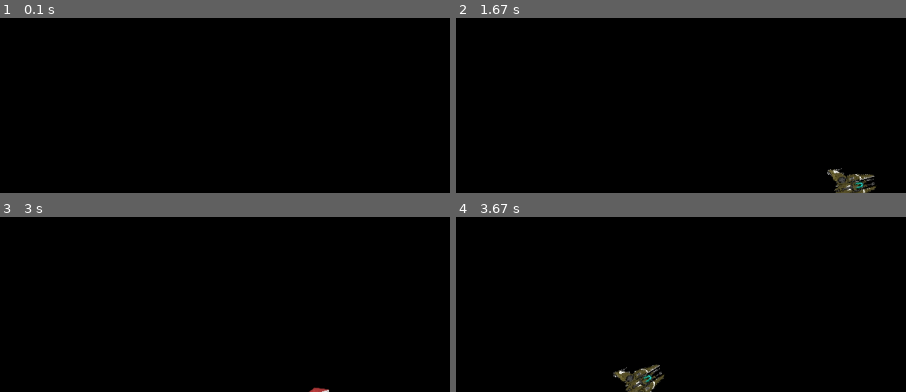
Above: before the commit, frames 1-4 (two rows, left to right).
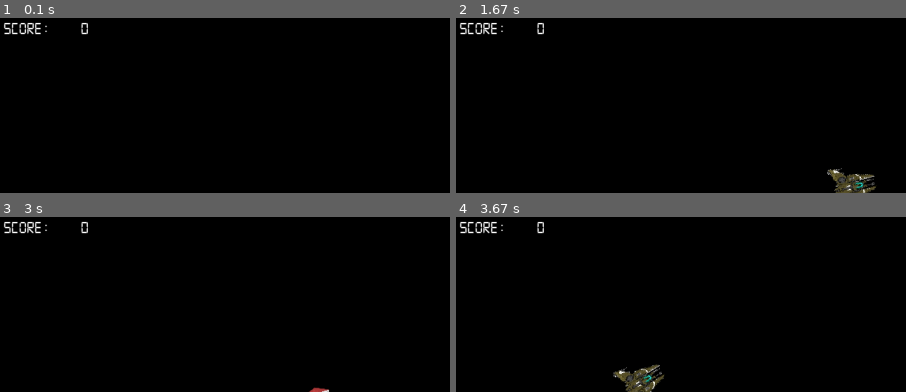
Above: after the commit, the same moments.

Repository: cacilhas/pygame-shooter-tutorial
Game: pygame game, started from main.py
The game is run twice, just before and just after one commit, with the same random seed, the same clock (stepped at 60 frames per second) and the same inputs.
Inputs:
- Up to frame 1 (0.1 s): no input
- Up to frame 2 (1.67 s): tap Space at 0.33 s; hold Right 0.67-1.13 s; hold Up 1.17-1.47 s; hold Right from 1.5 s (still down)
- Up to frame 3 (3 s): release Right at 1.97 s; hold Left 2-2.53 s; hold Down 2.57-2.87 s; hold Left from 2.9 s (still down)
- Up to frame 4 (3.67 s): release Left at 3.3 s; hold Up from 3.33 s (still down)
The pictures show only the part of the screen within x 0-50%, y 0-50%; the shares and areas given below are measured in that part.

The runs differ from the first frame. In frame 1, 0.4% of the frame differs, in the area x 0-20%, y 2-10%; in frame 2, 0.4%; in frame 3, 0.4%; in frame 4, 0.4%.

Commit message:
increment score

Diff:
--- a/action.py
+++ b/action.py
@@ -18,6 +18,10 @@
     def set(*actions: 'Action') -> 'Action':
         return ActionSet(actions)
 
+    @staticmethod
+    def incr_score(value: int) -> 'Action':
+        return IncrScore(value)
+
 
 class RemoveActor(Action):
 
@@ -29,6 +33,12 @@
 
     def __init__(self, actors: Iterable['Actor']) -> None:
         self.actors = actors
+
+
+class IncrScore(Action):
+
+    def __init__(self, value: int) -> None:
+        self.value = value
 
 
 class ActionSet(Action):
--- a/app.py
+++ b/app.py
@@ -6,10 +6,11 @@
 from pygame.constants import K_ESCAPE
 from pygame.time import Clock
 
-from action import Action, ActionSet, Actor, AddActor, Collider, RemoveActor
+from action import Action, ActionSet, Actor, AddActor, Collider, IncrScore, RemoveActor
 from consts import BACKGROUND, FPS, RESOLUTION
 from fps import FpsDisplay
 from player import Player
+from score import Score
 from sounds import AudioBag
 from spawner import Spawner
 
@@ -28,7 +29,7 @@
             vsync=1,
         )
         self.clock = Clock()
-        self.score = 0
+        self.score: int = 0
         self.actors: list[Actor] = []
         self.populate()
 
@@ -36,6 +37,7 @@
         self.actors.extend((
             Spawner(),
             FpsDisplay(),
+            Score(self),
             Player(),
         ))
 
@@ -81,6 +83,9 @@
                 self.actors.insert(0, actor)
             return
 
+        if isinstance(action, IncrScore):
+            self.score += action.value
+
         if isinstance(action, RemoveActor):
             for actor in action.actors:
                 try:
--- a/foe.py
+++ b/foe.py
@@ -52,13 +52,15 @@
     async def on_collision(self, other: Collider, *, jump: bool=False) -> Action | None:
         if isinstance(other, Bullet):
             self.hp -= 1
-            to_remove: list[Collider] = [other]
             if self.hp <= 0:
-                to_remove.append(self)
                 AudioBag.explosions[1].play()
+                return Action.set(
+                    Action.remove(self, other),
+                    Action.incr_score(10),
+                )
             else:
                 AudioBag.explosions[0].play()
-            return Action.remove(*to_remove)
+                return Action.remove(other)
         if jump:
             return
         return await other.on_collision(self, jump=True)
--- a/score.py
+++ b/score.py
@@ -1,6 +1,6 @@
-from asyncio.protocols import Protocol
-
+from typing import Protocol
 from pygame.font import Font
+from pygame.surface import Surface
 from action import Action, Actor
 
 
@@ -14,7 +14,11 @@
     def __init__(self, app: App) -> None:
         self.app = app
         self.font = Font('assets/digital-7.ttf', 24)
-        self.text = 'FPS: 0.0'
+        self.text = 'Score: 0'
 
     async def update(self, delta: float) -> Action | None:
-        ...
+        self.text = f'Score: {self.app.score:4d}'
+
+    async def draw(self, surface: Surface) -> None:
+        text = self.font.render(self.text, True, 'white')
+        surface.blit(text, (5, 5))
